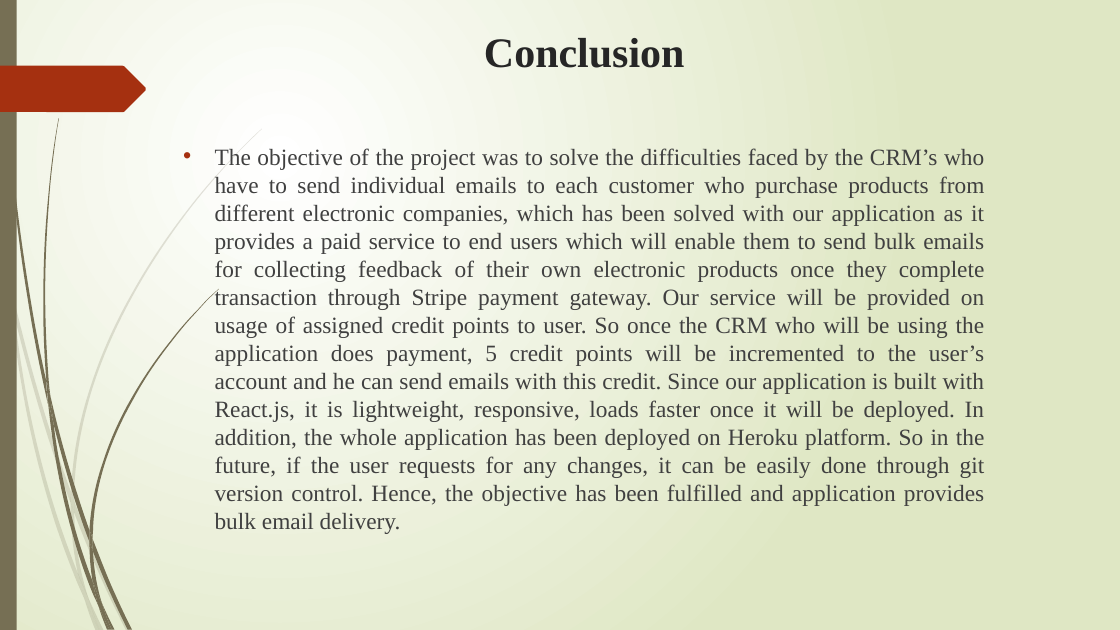
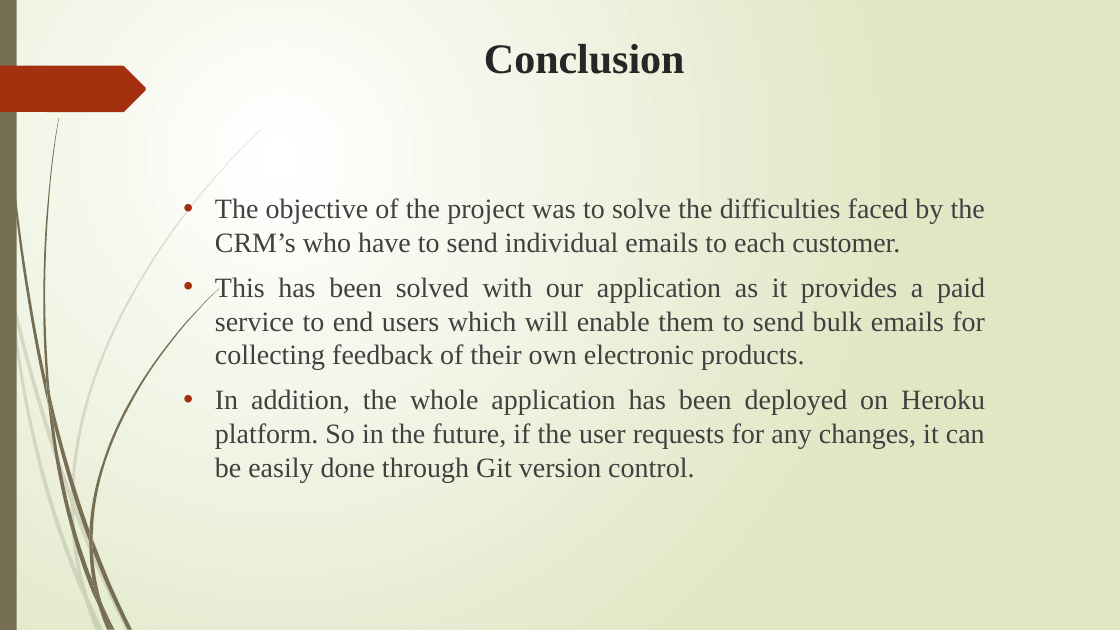
Before and after one commit to vijaykumarrpai/mca-code, a slide deck: slide 23 of 5thSem/Project/Bulk Email Aggregtor - Final.pptx (slide 22 before the commit). Drawn at 1120x630 pixels with LibreOffice and Linux fonts; fonts in the diff are those of the drawing. Boxes give left, top, right and bottom in pixels: in the first picture for what was removed or moved away, otherwise in the second. Text is boxed around its words. In the diff, an @@ line names an element or a change of style, - is before the commit and + after.

```diff
--- a/5thSem/Project/Bulk Email Aggregtor - Final.pptx
+++ b/5thSem/Project/Bulk Email Aggregtor - Final.pptx
@@ title "Conclusion" moved from (x1=484, y1=38, x2=685, y2=68) to (x1=484, y1=44, x2=685, y2=74) @@
@@ text at (x1=215, y1=198, x2=985, y2=482): text changed; size 20 to 24 pt @@
-• The objective of the project was to solve the difficulties faced by the CRM’s who have to send individual emails to each customer who purchase products from different electronic companies, which has been solved with our application as it provides a paid service to end users which will enable them to send bulk emails for collecting feedback of their own electronic products once they complete transaction through Stripe payment gateway. Our service will be provided on usage of assigned credit points to user. So once the CRM who will be using the application does payment, 5 credit points will be incremented to the user’s account and he can send emails with this credit. Since our application is built with React.js, it is lightweight, responsive, loads faster once it will be deployed. In addition, the whole application has been deployed on Heroku platform. So in the future, if the user requests for any changes, it can be easily done through git version control. Hence, the objective has been fulfilled and application provides bulk email delivery.
+• The objective of the project was to solve the difficulties faced by the CRM’s who have to send individual emails to each customer.
+• This has been solved with our application as it provides a paid service to end users which will enable them to send bulk emails for collecting feedback of their own electronic products.
+• In addition, the whole application has been deployed on Heroku platform. So in the future, if the user requests for any changes, it can be easily done through Git version control.
```
Also in this commit, not shown: 14 other slides changed, 3 slides added, 2 slides removed, 20 other files.
